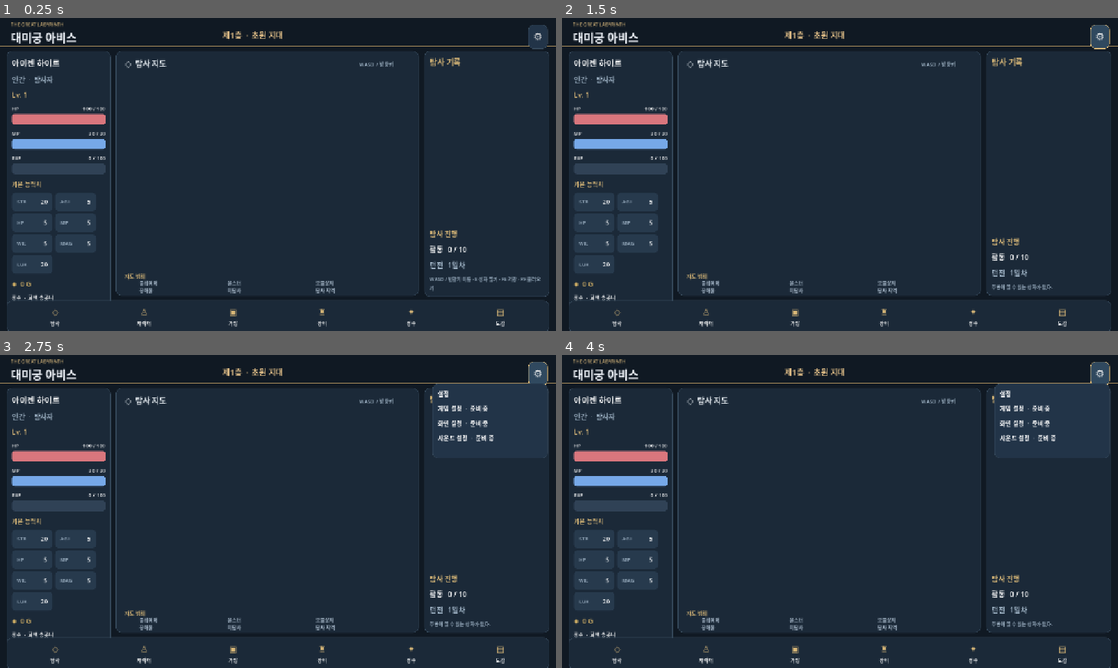
Above: before the commit, frames 1-4 (two rows, left to right).
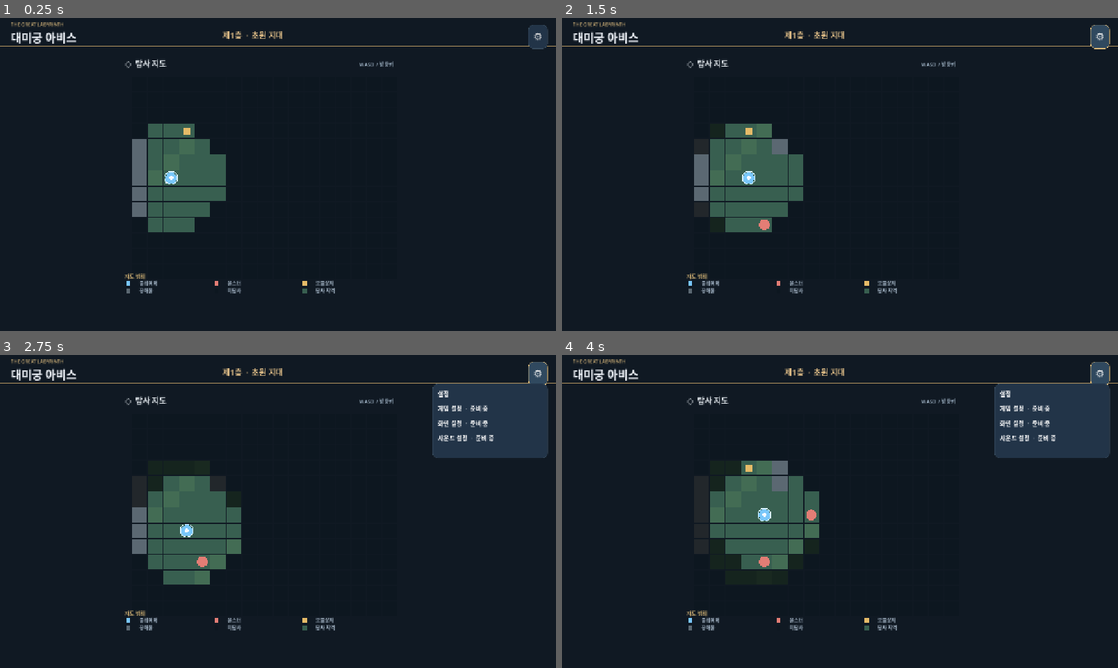
Above: after the commit, the same moments.

Repository: anjunhui007-dev/Abyss_v0_1
Game: Godot game, scene res://scenes/main.tscn
The game is run twice, just before and just after one commit, with the same random seed, the same clock (stepped at 60 frames per second) and the same inputs.
Inputs:
- Up to frame 1 (0.25 s): no input
- Up to frame 2 (1.5 s): click "⚙" at 0.5 s; tap Enter at 1.25 s; hold D from 1.28 s (still down); tap E at 1.35 s
- Up to frame 3 (2.75 s): tap Space at 2 s; release D at 2.03 s; hold S from 2.03 s (still down); tap E at 2.1 s
- Up to frame 4 (4 s): tap Enter at 2.75 s; release S at 2.78 s; hold D 2.78-3.53 s; tap E at 2.85, 3.6 s; tap Space at 3.5 s; hold W from 3.53 s (still down)

The runs differ from the first frame. In frame 1, 12% of the frame differs, in the area x 1-99%, y 10-100%; in frame 2, 12%; in frame 3, 12%; in frame 4, 13%.

Commit message:
Keep card backgrounds behind drawn map and settings popover above HUD

Diff:
--- a/scripts/main.gd
+++ b/scripts/main.gd
@@ -72,6 +72,7 @@
 func _panel(pos: Vector2, dimensions: Vector2, bg: String = "1b2938") -> PanelContainer:
 	var panel := PanelContainer.new()
 	panel.position = pos
+	panel.show_behind_parent = true
 	panel.custom_minimum_size = dimensions
 	panel.add_theme_stylebox_override("panel", _style(bg))
 	add_child(panel)
@@ -250,6 +251,7 @@
 	for item in [["◇", "탐사"], ["♙", "캐릭터"], ["▣", "가방"], ["♜", "장비"], ["✦", "정수"], ["▤", "도감"]]:
 		_make_menu_item(bottom_row, item[0], item[1])
 	settings_popup = _panel(Vector2(996, 66), Vector2(265, 172), "223448")
+	settings_popup.show_behind_parent = false
 	var settings_content := VBoxContainer.new()
 	settings_content.add_theme_constant_override("separation", 12)
 	settings_popup.add_child(settings_content)
